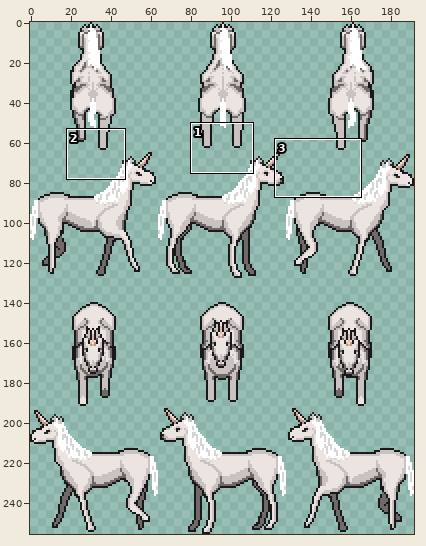
Sprite sheet, stored at dream-puff/unicorn.png. Above, an overview of the earlier version with the close-up marked.
Close-up. The starting point:
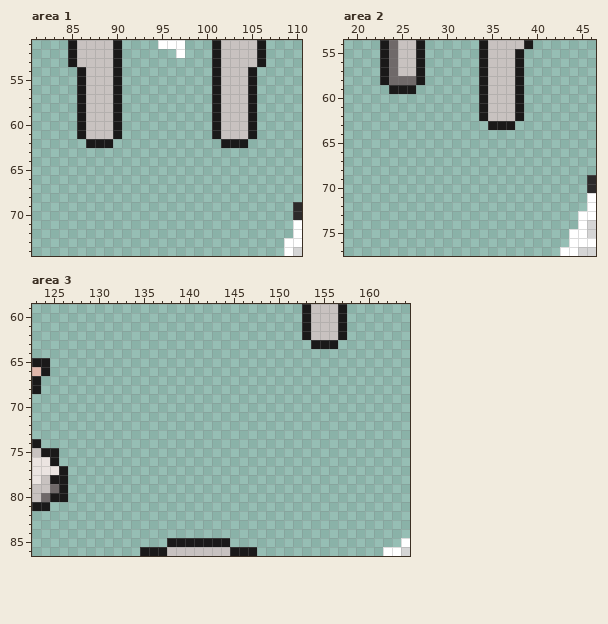
The file is 192x256 pixels. Shown: area 1: x 81..110, y 51..74; area 2: x 19..46, y 54..77; area 3: x 123..164, y 59..86. The commit also changed other parts of the picture, which this record leaves out.
New version:
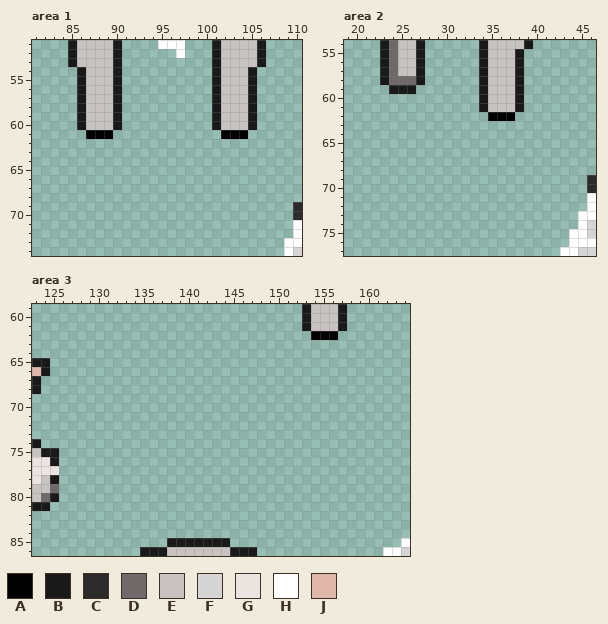
Palette (. is transparent): A #000000  B #1a1919  C #2c2a2a  D #6f6969  E #c8c2c0  F #d5d5d5  G #ebe4e1  H #ffffff  J #e0b7ab
The edit:
--- area 1
@@ x 81..110 @@
 60 .....BEEEB..........BEEEB.....
-61 .....BEEEB..........BEEEB.....
-62 ......BBB............BBB......
+61 ......AAA............AAA......
+62 ..............................
 63 ..............................
--- area 2
@@ x 32..40 @@
 61 ..BEEEB..
-62 ..BEEEB..
-63 ...BBB...
+62 ...AAA...
+63 .........
 64 .........
--- area 3
@@ x 151..159 @@
 61 ..BEEEB..
-62 ..BEEEB..
-63 ...BBB...
+62 ...AAA...
+63 .........
 64 .........
@@ x 124..128 @@
 76 GB...
-77 GGB..
-78 EBB..
-79 EDB..
-80 DBB..
+77 GG...
+78 EB...
+79 ED...
+80 DB...
 81 B....
Changed places in both close-ups, as pixel boxes (x1, y1, x2, y2):
changed: (77, 130, 122, 148)
changed: (212, 130, 257, 148)
changed: (479, 112, 524, 130)
changed: (302, 331, 347, 349)
erased: (59, 466, 68, 502)
